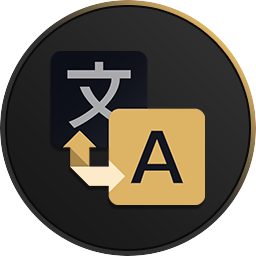
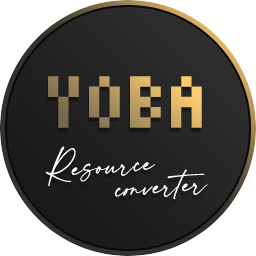
Layers edited between the first and the second (256, 256) image:
added group "Группа 1" with 3 layers in group "All" over [45, 51, 208, 205]
added layer "Resource converter" in group "Группа 1" over [45, 146, 208, 200]
added layer "YOBA" in group "Группа 1" over [48, 76, 202, 128]
hid "Слой 2", moved it into group "Группа 1" over [51, 51, 205, 205]